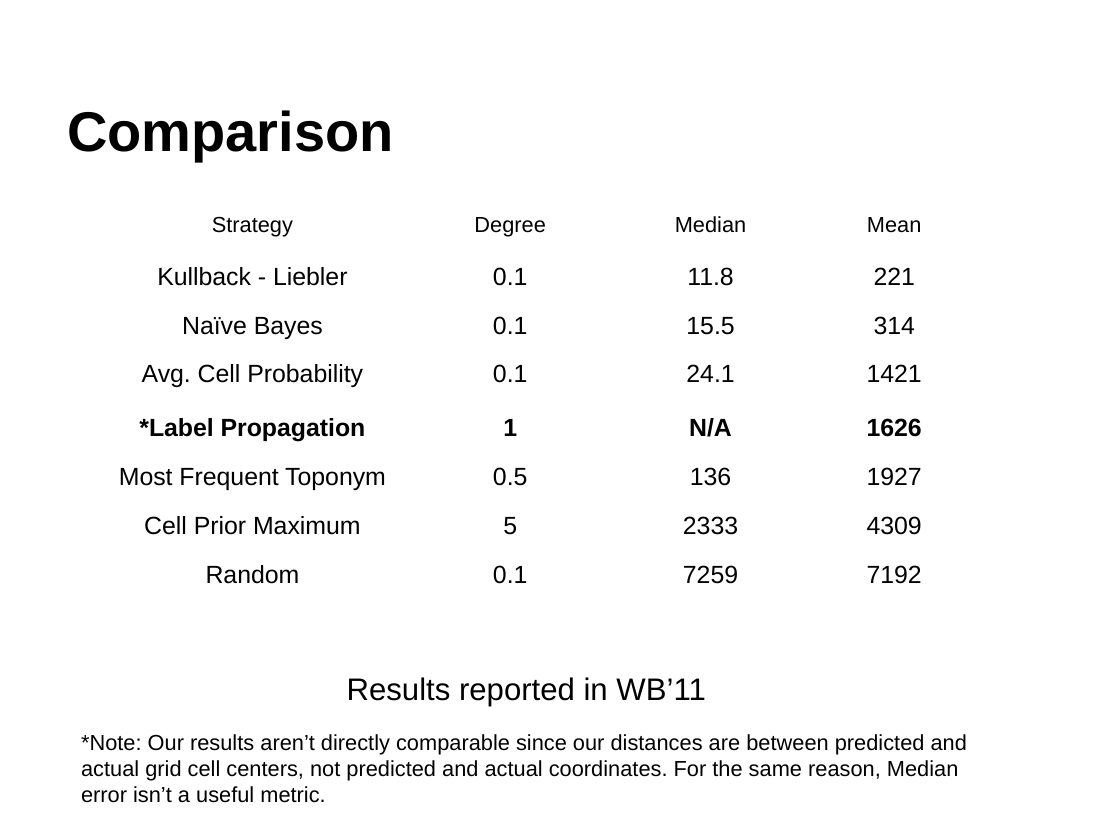
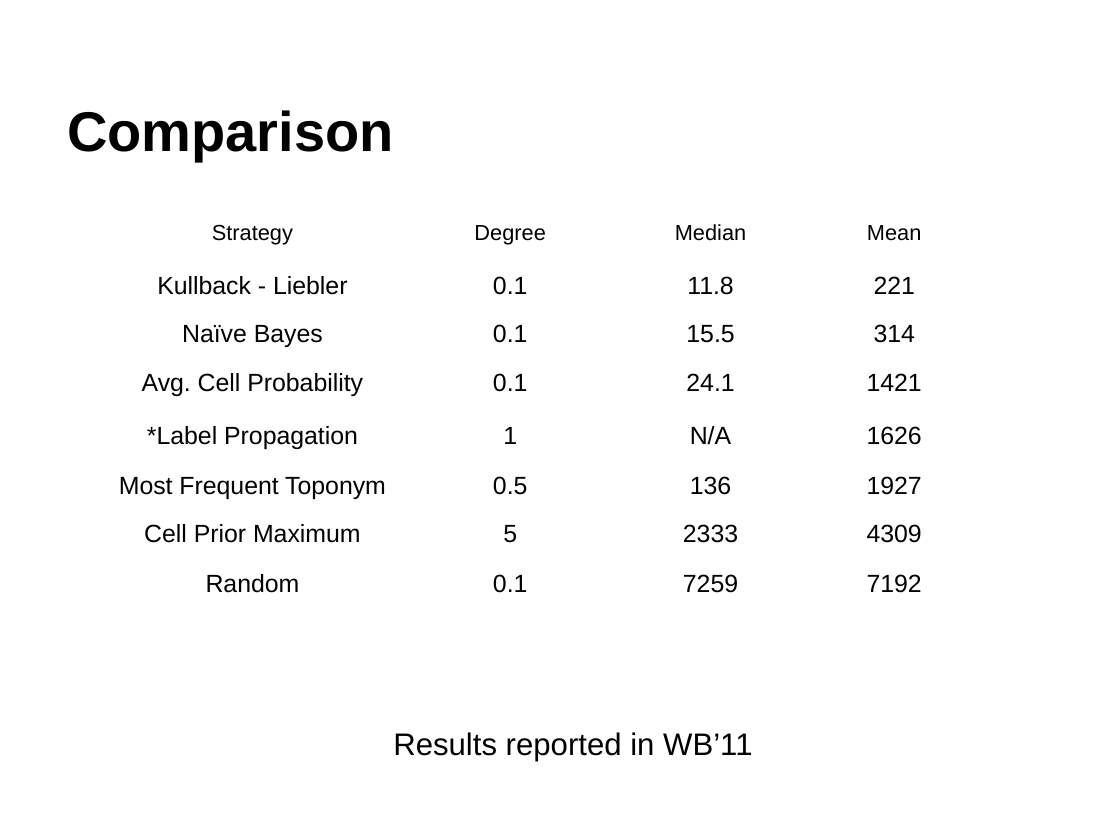
Before and after one commit to raptros/gmm-project-2012, a slide deck: slide 15 of presentation/gmm-2012-presentation.pptx (slide 14 before the commit). Drawn at 1120x840 pixels with LibreOffice and Linux fonts; fonts in the diff are those of the drawing. Boxes give left, top, right and bottom in pixels: in the first picture for what was removed or moved away, otherwise in the second. Text is boxed around its words. In the diff, an @@ line names an element or a change of style, - is before the commit and + after.

```diff
--- a/presentation/gmm-2012-presentation.pptx
+++ b/presentation/gmm-2012-presentation.pptx
@@ table at (99, 215, 982, 627) @@
@@ bold off in "*Label Propagation", "1", "N/A", "1626" @@
@@ table: place and size @@
-table at (99, 207, 982, 619)
+table at (99, 215, 982, 627)
@@ text "Results reported in WB’11": place and size @@
-text "Results reported in WB’11" at (347, 677, 705, 706)
+text "Results reported in WB’11" at (393, 732, 752, 761)
@@ text removed at (81, 734, 967, 803) @@
-*Note: Our results aren’t directly comparable since our distances are between predicted and actual grid cell centers, not predicted and actual coordinates. For the same reason, Median error isn’t a useful metric.
```
Also in this commit, not shown: 11 other slides changed, 2 slides added, 2 slides removed.
